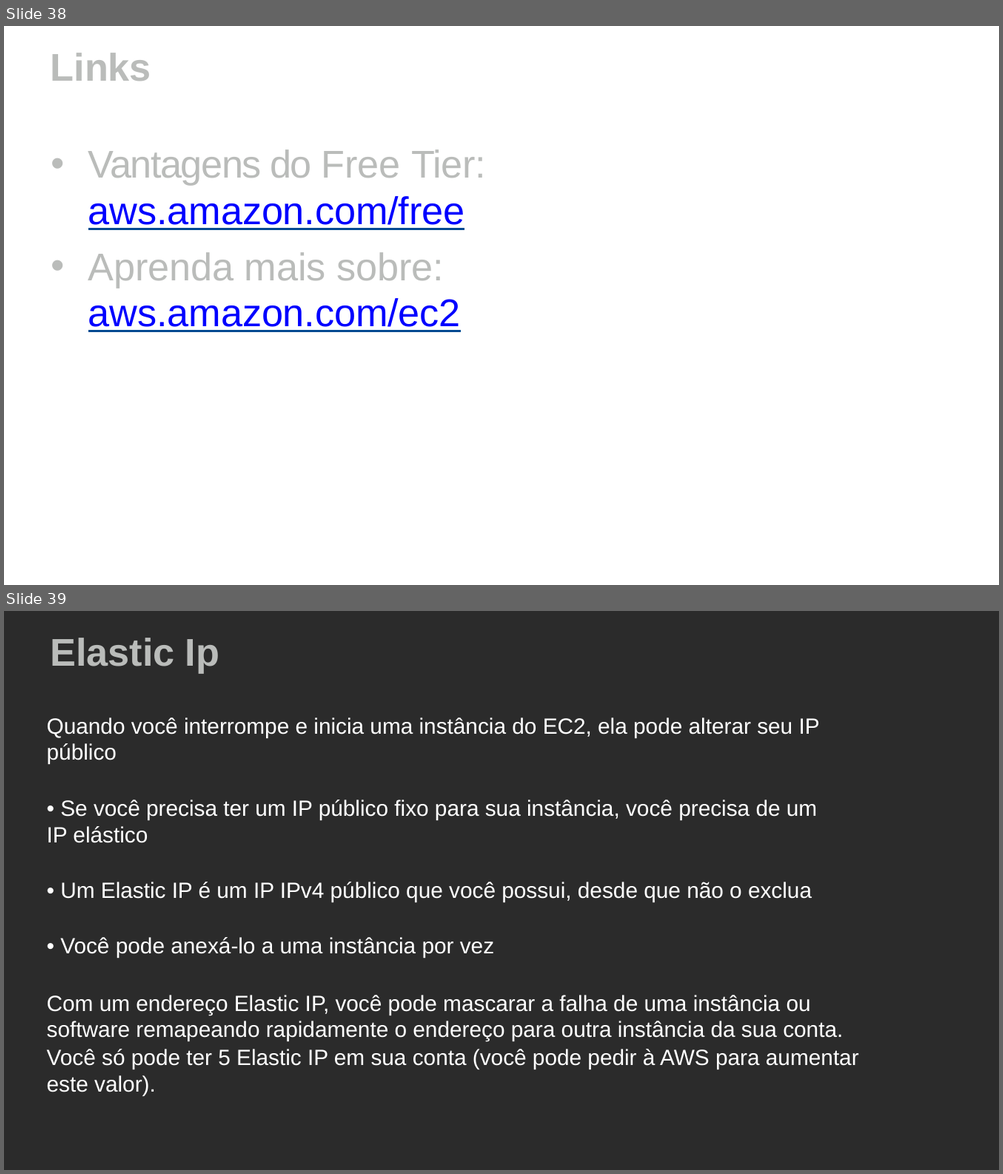
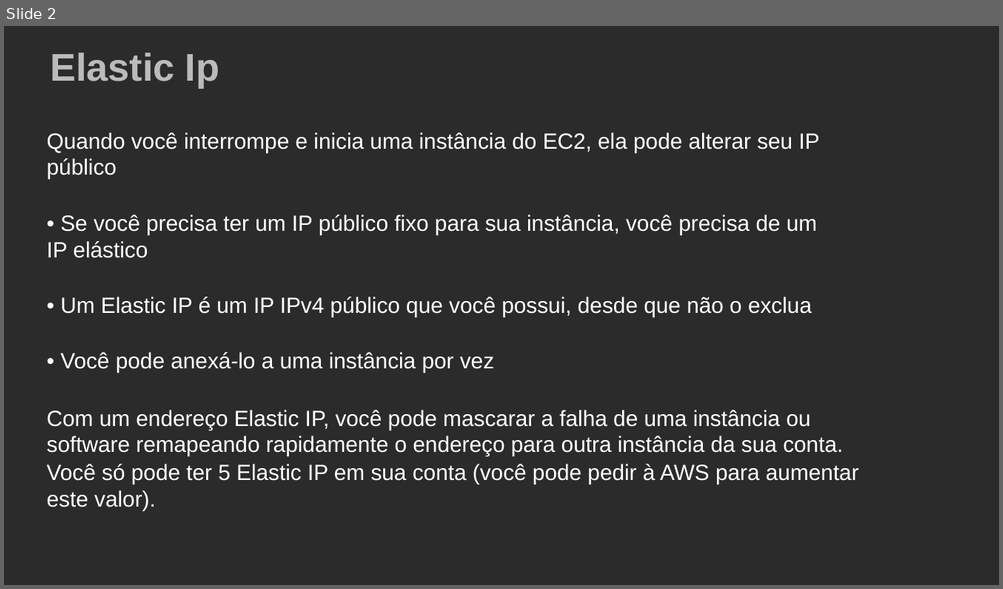
Before and after one commit to alanmourad/docs-aws, a slide deck: aws_work_ec2_ebs.pptx. Shown one above the other, each under a label of ours: slides 38 and 39 before the commit, slide 2 after it. The pictures are 1003x1174 and 1003x589 pixels, drawn with LibreOffice and Linux fonts; fonts in the diff are those of the drawing; background and template pictures are left out; a plain dark background stands for a picture behind light text. Boxes give left, top, right and bottom in pixels: in the first picture for what was removed or moved away, otherwise in the second. Text is boxed around its words. In the diff, an @@ line names an element or a change of style, - is before the commit and + after.

```diff
--- a/aws_work_ec2_ebs.pptx
+++ b/aws_work_ec2_ebs.pptx
@@ slide 38 removed at [4, 26, 999, 585], background picture (left out) @@
@@ title removed at [51, 53, 151, 81] @@
-Links
@@ text removed at [88, 150, 486, 332] @@
-• Vantagens do Free Tier: aws.amazon.com/free
-• Aprenda mais sobre: aws.amazon.com/ec2
@@ what was slide 39 is now slide 2 @@
```
Also in this commit, not shown: 1 slide added, 37 other slides removed.
